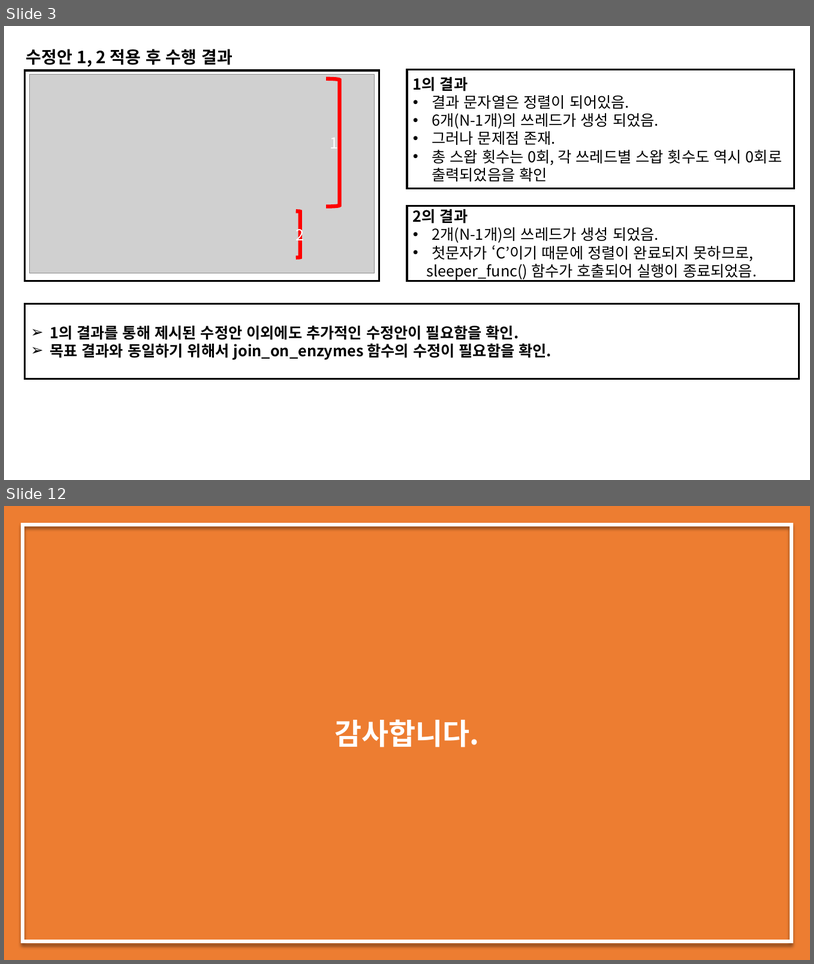
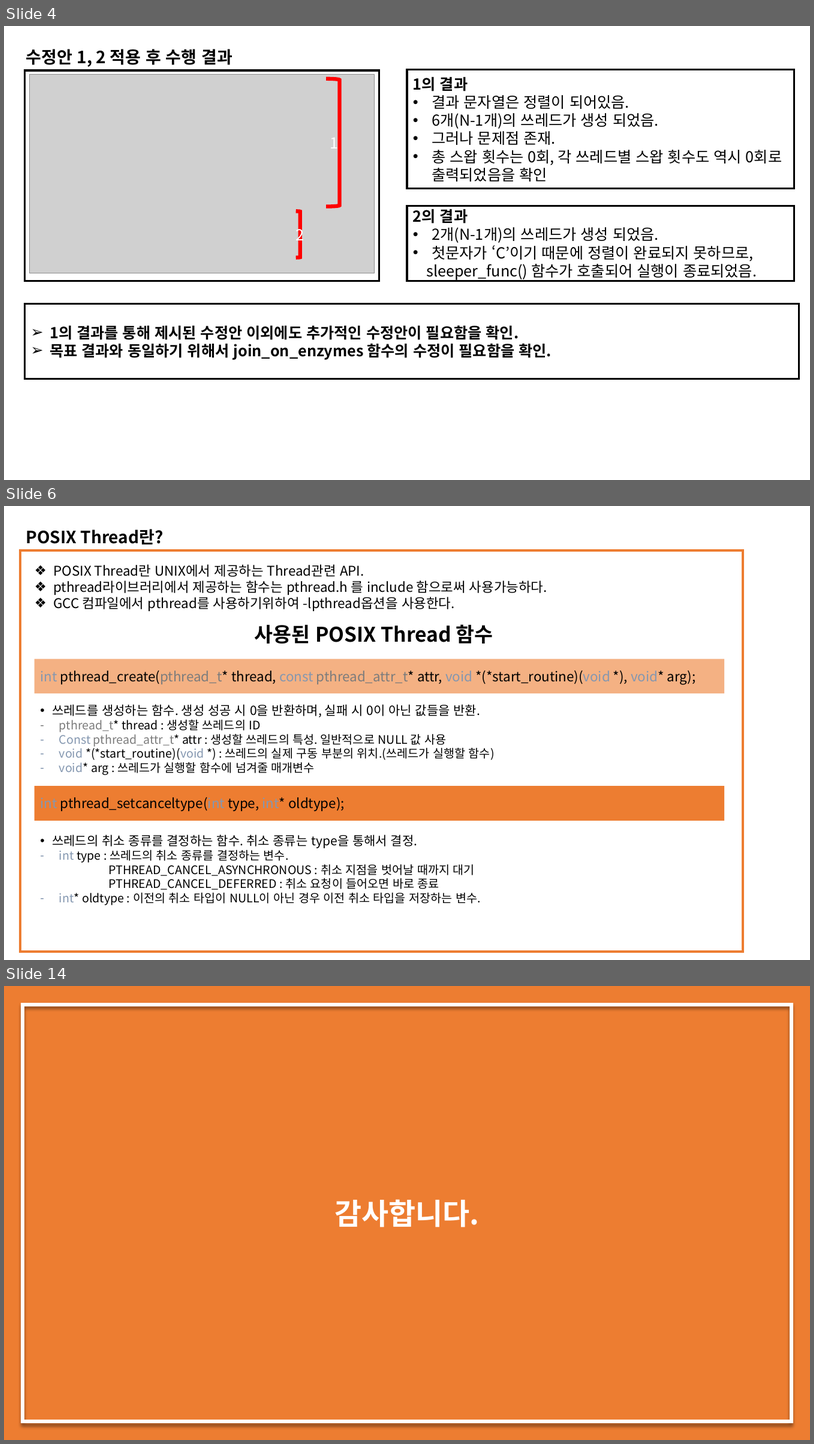
Before and after one commit to dudghks97/OS, a slide deck: 2016305078_최영환_os_report_02.pptx. Shown one above the other, each under a label of ours: slides 3 and 12 before the commit, slides 4, 6 and 14 after it; the slides between them are not shown. The pictures are 814x964 and 814x1444 pixels, drawn with LibreOffice and Linux fonts; fonts in the diff are those of the drawing; grey boxes stand for pictures. Boxes give left, top, right and bottom in pixels: in the first picture for what was removed or moved away, otherwise in the second. Text is boxed around its words. In the diff, an @@ line names an element or a change of style, - is before the commit and + after.

```diff
--- a/2016305078_최영환_os_report_02.pptx
+++ b/2016305078_최영환_os_report_02.pptx
@@ slide 6 added at [4, 506, 810, 960], background #FFFFFF @@
@@ text added at [26, 529, 164, 544], 20 pt, text #000000, bold @@
+POSIX Thread란?
@@ rectangle added at [20, 550, 744, 951], outline #ED7D31 3 pt @@
@@ text added at [53, 564, 548, 611], 16 pt, text #000000 @@
+❖ POSIX Thread란 UNIX에서 제공하는 Thread관련 API.
+❖ pthread라이브러리에서 제공하는 함수는 pthread.h 를 include 함으로써 사용가능하다.
+❖ GCC 컴파일에서 pthread를 사용하기위하여 -lpthread옵션을 사용한다.
@@ text added at [254, 624, 493, 643], 24 pt, text #000000, bold @@
+사용된 POSIX Thread 함수
@@ rectangle added at [34, 659, 725, 694], fill #F4B183, 16 pt, text #000000 @@
+int pthread_create(pthread_t* thread, const pthread_attr_t* attr, void *(*start_routine)(void *), void* arg);
@@ text added at [52, 704, 495, 775], 14 pt, text #000000 @@
+• 쓰레드를 생성하는 함수. 생성 성공 시 0을 반환하며, 실패 시 0이 아닌 값들을 반환.
+– pthread_t* thread : 생성할 쓰레드의 ID
+– Const pthread_attr_t* attr : 생성할 쓰레드의 특성. 일반적으로 NULL 값 사용
+– void *(*start_routine)(void *) : 쓰레드의 실제 구동 부분의 위치.(쓰레드가 실행할 함수)
+– void* arg : 쓰레드가 실행할 함수에 넘겨줄 매개변수
@@ rectangle added at [34, 786, 725, 820], fill #ED7D31, 16 pt, text #000000 @@
+int pthread_setcanceltype(int type, int* oldtype);
@@ text added at [52, 834, 481, 905], 14 pt, text #000000 @@
+• 쓰레드의 취소 종류를 결정하는 함수. 취소 종류는 type을 통해서 결정.
+– int type : 쓰레드의 취소 종류를 결정하는 변수.
+PTHREAD_CANCEL_ASYNCHRONOUS : 취소 지점을 벗어날 때까지 대기
+PTHREAD_CANCEL_DEFERRED : 취소 요청이 들어오면 바로 종료
+– int* oldtype : 이전의 취소 타입이 NULL이 아닌 경우 이전 취소 타입을 저장하는 변수.
@@ what was slide 3 is now slide 4 @@
@@ what was slide 12 is now slide 14 @@
```
Also in this commit, not shown: 3 slides changed, 7 other slides added, 6 slides removed, 3 other files.
